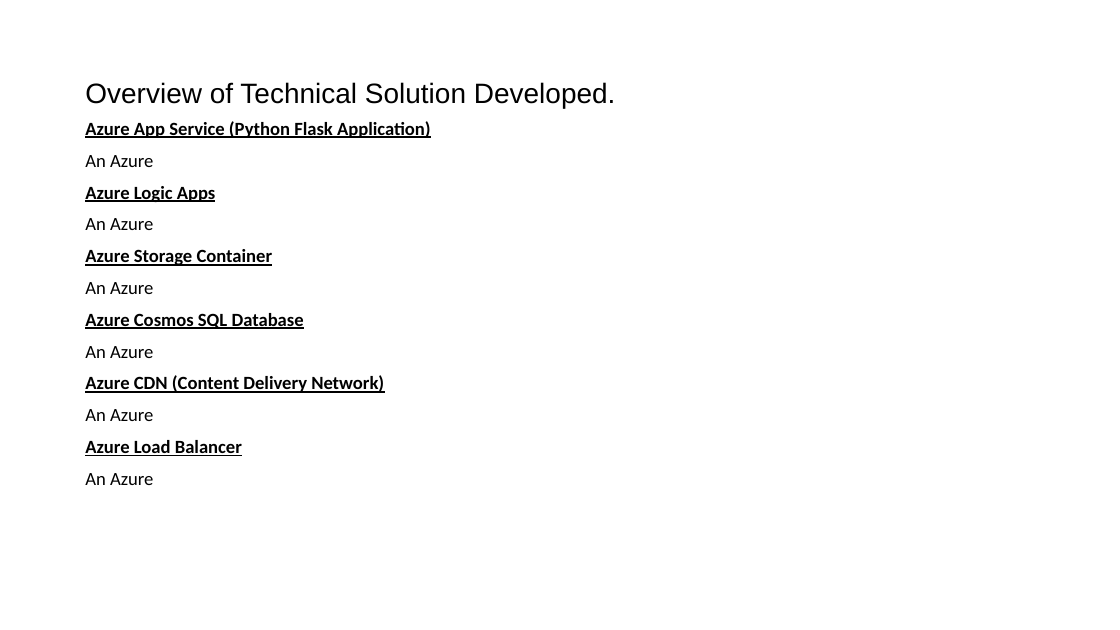
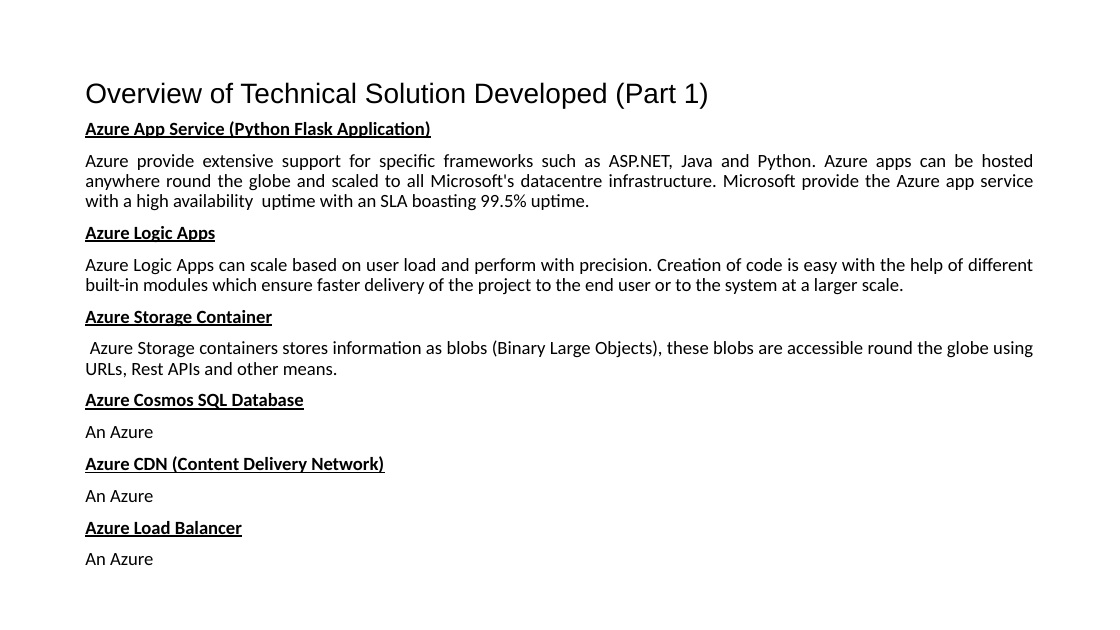
Before and after one commit to DevTobsterr/COM682, a slide deck: slide 6 of Cloud Native Development.pptx (slide 5 before the commit). Drawn at 1120x630 pixels with LibreOffice and Linux fonts; fonts in the diff are those of the drawing. Boxes give left, top, right and bottom in pixels: in the first picture for what was removed or moved away, otherwise in the second. Text is boxed around its words. In the diff, an @@ line names an element or a change of style, - is before the commit and + after.

```diff
--- a/Cloud Native Development.pptx
+++ b/Cloud Native Development.pptx
@@ title at [85,82,709,108]: text changed @@
-Overview of Technical Solution Developed.
+Overview of Technical Solution Developed (Part 1)
@@ text at [85,154,1034,211]: text changed @@
-An Azure
+Azure provide extensive support for specific frameworks such as ASP.NET, Java and Python. Azure apps can be hosted anywhere round the globe and scaled to all Microsoft's datacentre infrastructure. Microsoft provide the Azure app service with a high availability uptime with an SLA boasting 99.5% uptime.
@@ text at [85,258,1033,295]: text changed @@
-An Azure
+Azure Logic Apps can scale based on user load and perform with precision. Creation of code is easy with the help of different built-in modules which ensure faster delivery of the project to the end user or to the system at a larger scale.
@@ text at [85,340,1033,377]: text changed @@
-An Azure
+Azure Storage containers stores information as blobs (Binary Large Objects), these blobs are accessible round the globe using URLs, Rest APIs and other means.
```
Also in this commit, not shown: 5 other slides changed, 3 slides added, 3 slides removed, 1 other file.
